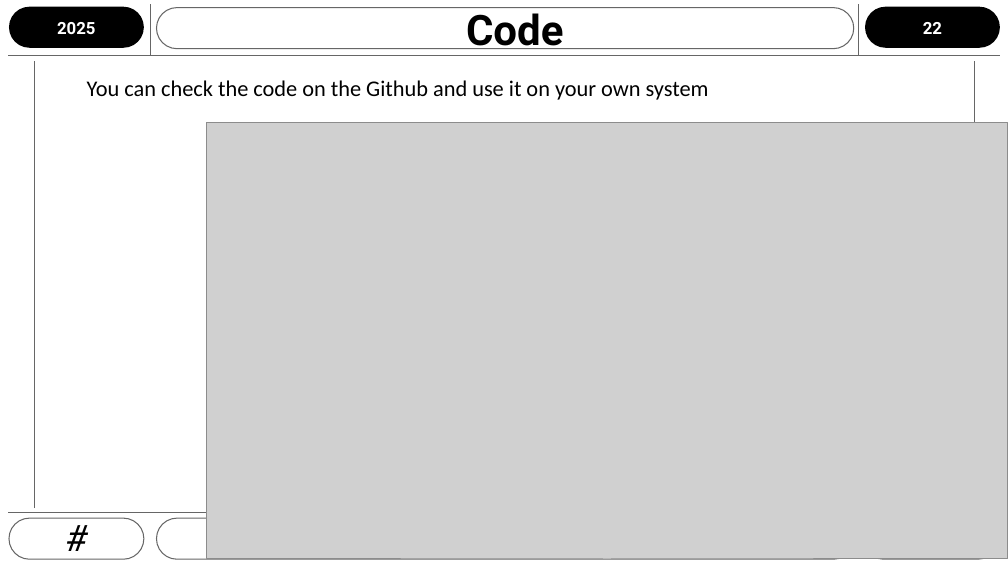
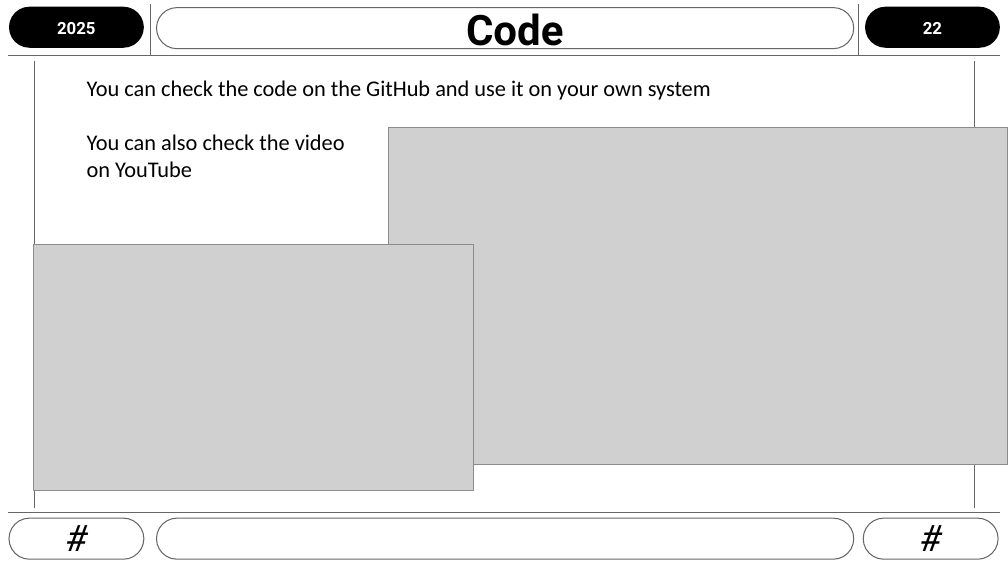
Before and after one commit to Lonelypheonix/IRC, a slide deck: slide 22 of ppt/IRC.pptx. Drawn at 1008x567 pixels with LibreOffice and Linux fonts; fonts in the diff are those of the drawing; grey boxes stand for pictures. Boxes give left, top, right and bottom in pixels: in the first picture for what was removed or moved away, otherwise in the second. Text is boxed around its words. In the diff, an @@ line names an element or a change of style, - is before the commit and + after.

```diff
--- a/ppt/IRC.pptx
+++ b/ppt/IRC.pptx
@@ subtitle at bbox=[87, 80, 711, 177]: text changed @@
-You can check the code on the Github and use it on your own system
+You can check the code on the GitHub and use it on your own system
+You can also check the video
+on YouTube
@@ picture: place and size @@
-picture at bbox=[206, 122, 1008, 558]
+picture at bbox=[389, 127, 1008, 465]
@@ picture added at bbox=[34, 245, 474, 490] @@
```
Also in this commit, not shown: 1 other slide changed.
